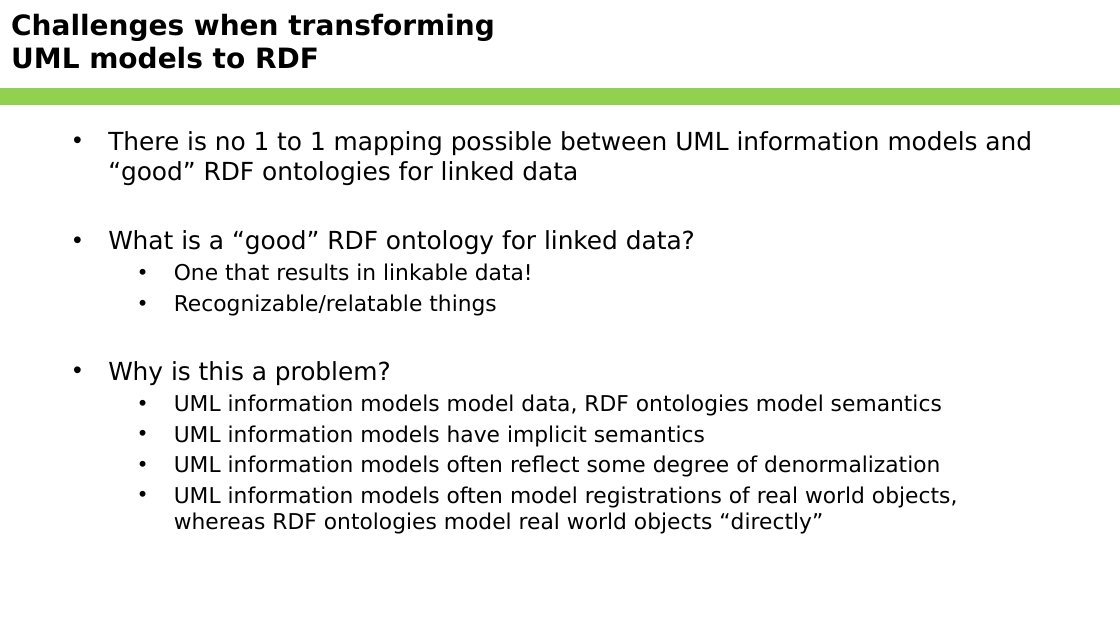
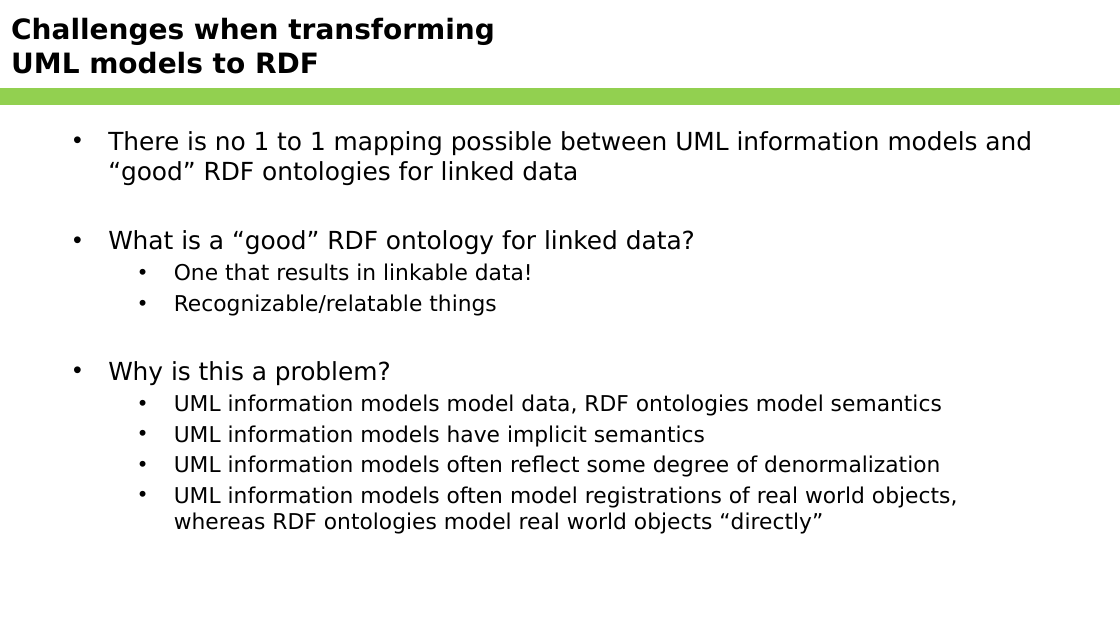
Before and after one commit to Geonovum/NEN3610-Linkeddata, a slide deck: slide 20 of Presentations/NEN3610-LD and ISO19103.pptx. Drawn at 1120x630 pixels with LibreOffice and Linux fonts; fonts in the diff are those of the drawing; background and template pictures are left out. Boxes give left, top, right and bottom in pixels: in the first picture for what was removed or moved away, otherwise in the second. Text is boxed around its words. In the diff, an @@ line names an element or a change of style, - is before the commit and + after.

```diff
--- a/Presentations/NEN3610-LD and ISO19103.pptx
+++ b/Presentations/NEN3610-LD and ISO19103.pptx
@@ text "Challenges when transforming UML models ..." at box(11, 17, 494, 74): vertical alignment top to middle @@
```
Also in this commit, not shown: 4 other slides changed, 16 slides added, 4 slides removed.
